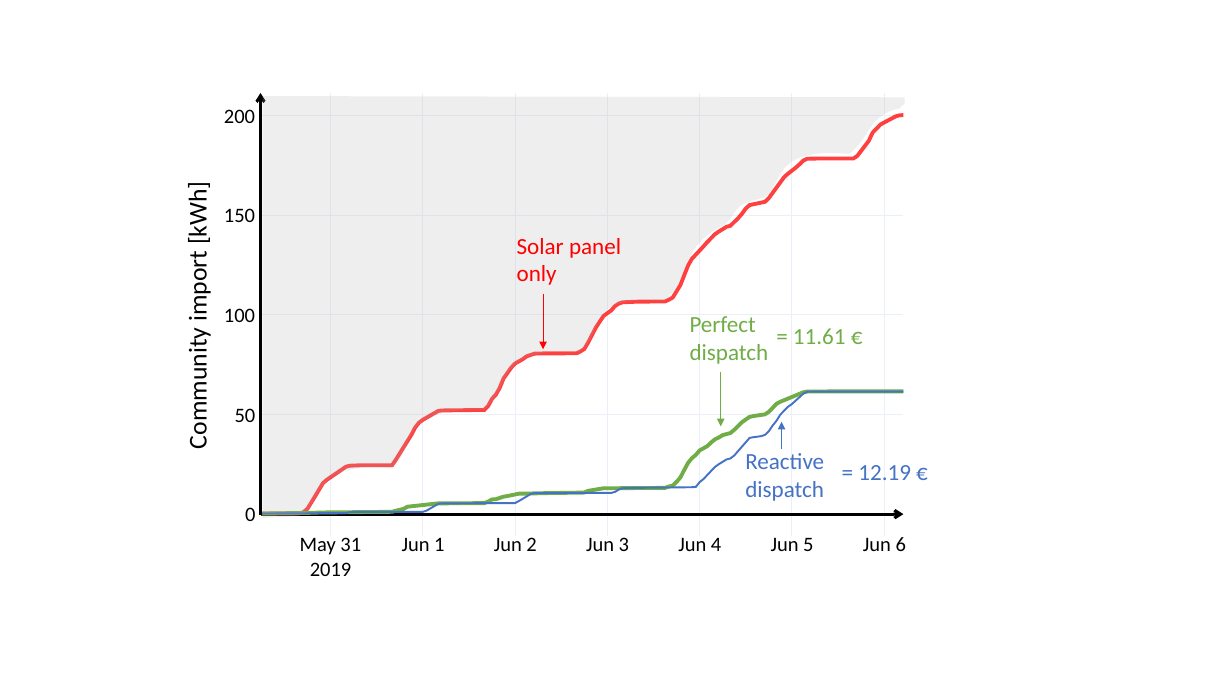
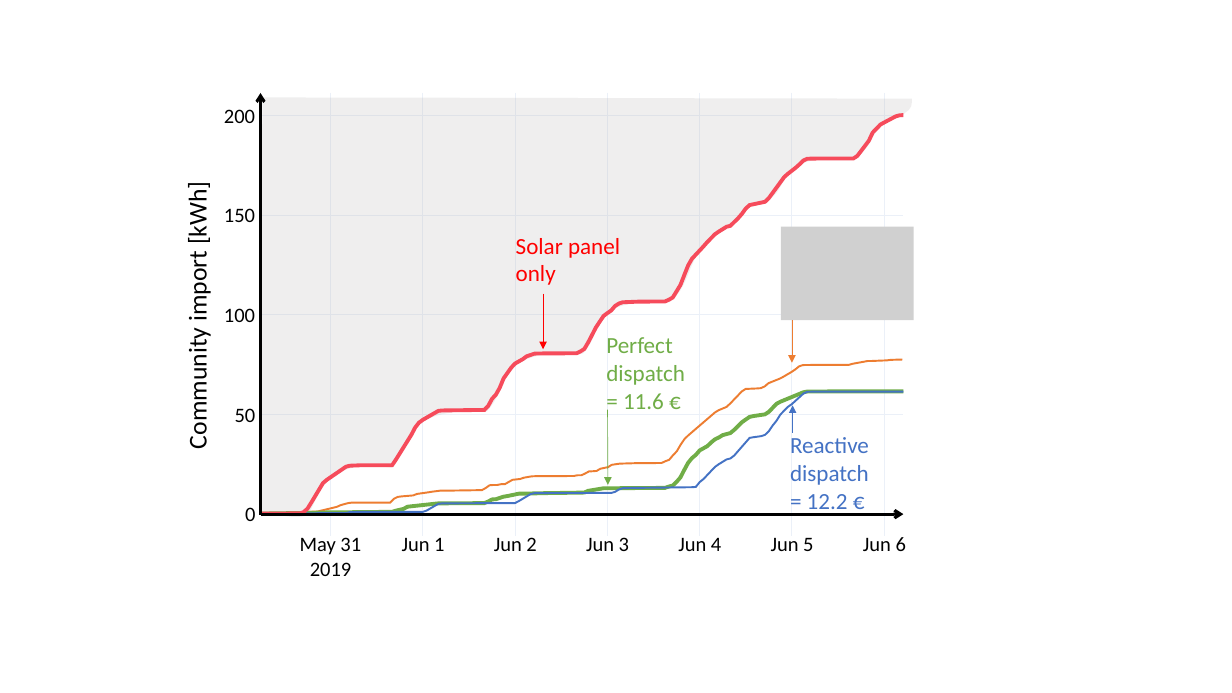
Before and after one commit to Jonathan56/supplementary_thesis, a slide deck: slide 54 of figures.pptx (slide 50 before the commit). Drawn at 1232x693 pixels with LibreOffice and Linux fonts; fonts in the diff are those of the drawing; grey boxes stand for pictures. Boxes give left, top, right and bottom in pixels: in the first picture for what was removed or moved away, otherwise in the second. Text is boxed around its words. In the diff, an @@ line names an element or a change of style, - is before the commit and + after.

```diff
--- a/figures.pptx
+++ b/figures.pptx
@@ freeform shape: place and size @@
-freeform shape at <box>262,96,905,518</box>
+freeform shape at <box>261,98,913,517</box>
@@ freeform shape at <box>262,116,904,514</box>: outline #FF0000 3 pt to #F64B5B 3 pt @@
@@ picture added at <box>781,226,914,320</box> @@
@@ text "Perfect dispatch": place and size @@
-text "Perfect dispatch" at <box>690,316,769,364</box>
+text "Perfect dispatch" at <box>606,337,685,409</box>
@@ arrow added from (792, 321) to (792, 363), #ED7D31 0.5 pt @@
@@ text removed at <box>793,328,846,344</box> @@
-= 11.61 €
@@ freeform shape added at <box>261,360,903,514</box>, outline #ED7D31 1.5 pt @@
@@ arrow moved from (721, 372) - (721, 426) to (608, 409) - (608, 485) @@
@@ text at <box>623,393,664,409</box>: paragraph added @@
+= 11.6 €
@@ arrow moved from (782, 449) - (782, 421) to (793, 433) - (793, 406) @@
@@ text "Reactive dispatch": place and size @@
-text "Reactive dispatch" at <box>745,453,824,501</box>
+text "Reactive dispatch" at <box>790,437,869,515</box>
@@ text removed at <box>858,465,911,480</box> @@
-= 12.19 €
@@ text at <box>807,494,848,515</box>: paragraph added @@
+= 12.2 €
```
Also in this commit, not shown: 12 other slides changed, 4 slides added, 3 other files.
